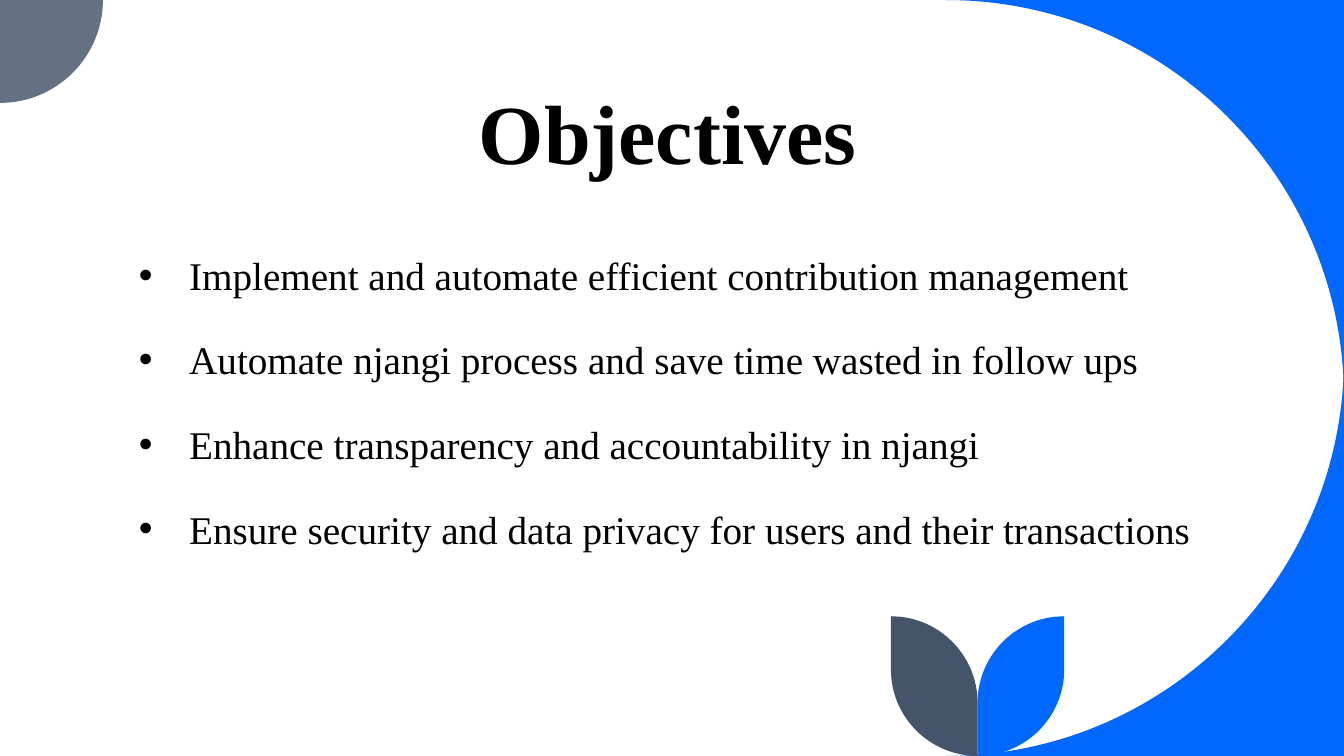
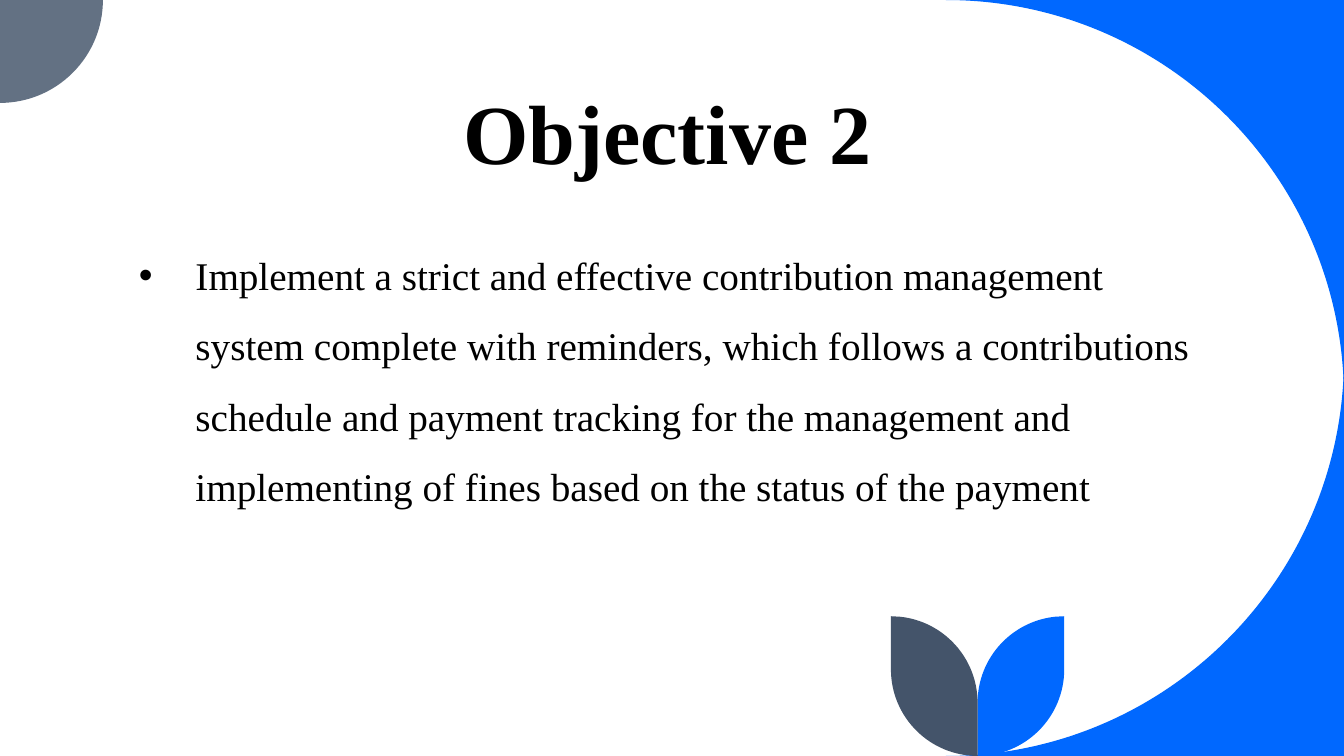
Before and after one commit to Fuangi/Landmark-njangi-hub, a slide deck: slide 7 of njangi.pptx (slide 5 before the commit). Drawn at 1344x756 pixels with LibreOffice and Linux fonts; fonts in the diff are those of the drawing. Boxes give left, top, right and bottom in pixels: in the first picture for what was removed or moved away, otherwise in the second. Text is boxed around its words. In the diff, an @@ line names an element or a change of style, - is before the commit and + after.

```diff
--- a/njangi.pptx
+++ b/njangi.pptx
@@ title at [464, 105, 871, 180]: text changed @@
-Objectives
+Objective 2
@@ text at [195, 262, 1189, 509]: text changed @@
-• Implement and automate efficient contribution management
-• Automate njangi process and save time wasted in follow ups
-• Enhance transparency and accountability in njangi
-• Ensure security and data privacy for users and their transactions
+• Implement a strict and effective contribution management system complete with reminders, which follows a contributions schedule and payment tracking for the management and implementing of fines based on the status of the payment
```
Also in this commit, not shown: 2 other slides changed, 5 slides added, 1 other file.
